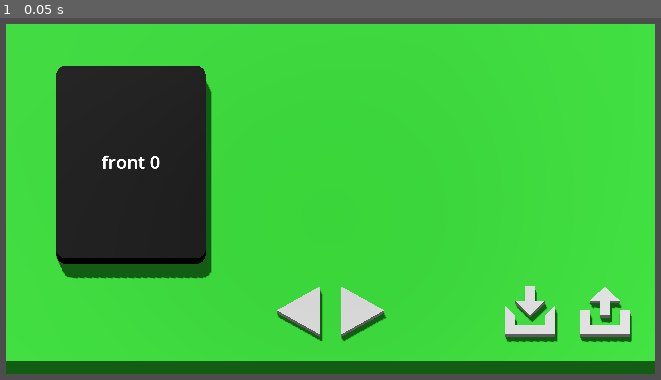
Above: before the commit, frame 1.
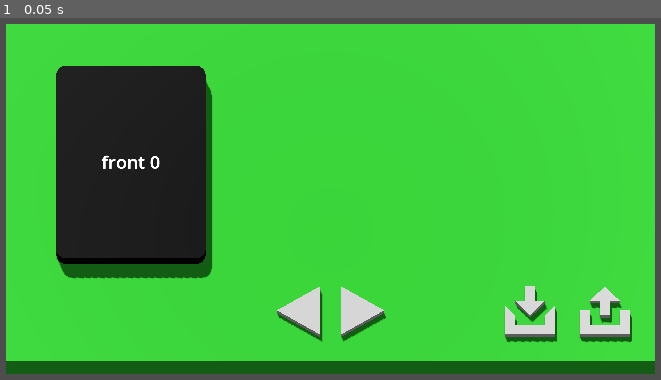
Above: after the commit, the same moment.

Repository: thompsop1sou/flash-card-app
Game: Godot game, scene res://table/table.tscn
The game is run twice, just before and just after one commit, with the same random seed, the same clock (stepped at 60 frames per second) and the same inputs.
Inputs:
- Up to frame 1 (0.05 s): no input

The runs differ from the first frame. In frame 1, 0.2% of the frame differs, in the area x 9-96%, y 17-90%.

Commit message:
Fix visual glitch and upload bug

Diff:
--- a/flash-card-front-end/table/table.gd
+++ b/flash-card-front-end/table/table.gd
@@ -62,6 +62,7 @@
 	# Ensure the data passed in is valid
 	if typeof(card_str_pairs) != TYPE_ARRAY:
 		Browser.alert("Error loading flashcard set: Data is not an array.")
+		return
 	for card_str_pair in card_str_pairs:
 		if typeof(card_str_pair) != TYPE_DICTIONARY or not card_str_pair.has("front") or not card_str_pair.has("back"):
 			Browser.alert("Error loading flashcard set: Bad data at index " + str(card_str_pairs.find(card_str_pair)) + ".")
--- a/flash-card-front-end/table/table.tscn
+++ b/flash-card-front-end/table/table.tscn
@@ -68,11 +68,11 @@
 transform = Transform3D(1, 0, 0, 0, 0.965926, -0.258819, 0, 0.258819, 0.965926, 0, 0, 0)
 
 [node name="Camera3D" type="Camera3D" parent="CameraPivot"]
-transform = Transform3D(1, 0, 0, 0, 1, 0, 0, 0, 1, 0, 2.98023e-08, 2)
+transform = Transform3D(1, 0, 0, 0, 1, 0, 0, 0, 1, 0, 0, 3)
 projection = 1
 fov = 60.0
 size = 9.0
-far = 3.0
+far = 4.0
 
 [connection signal="pressed" from="Buttons/LeftArrow" to="." method="_on_left_arrow_pressed"]
 [connection signal="pressed" from="Buttons/RightArrow" to="." method="_on_right_arrow_pressed"]
